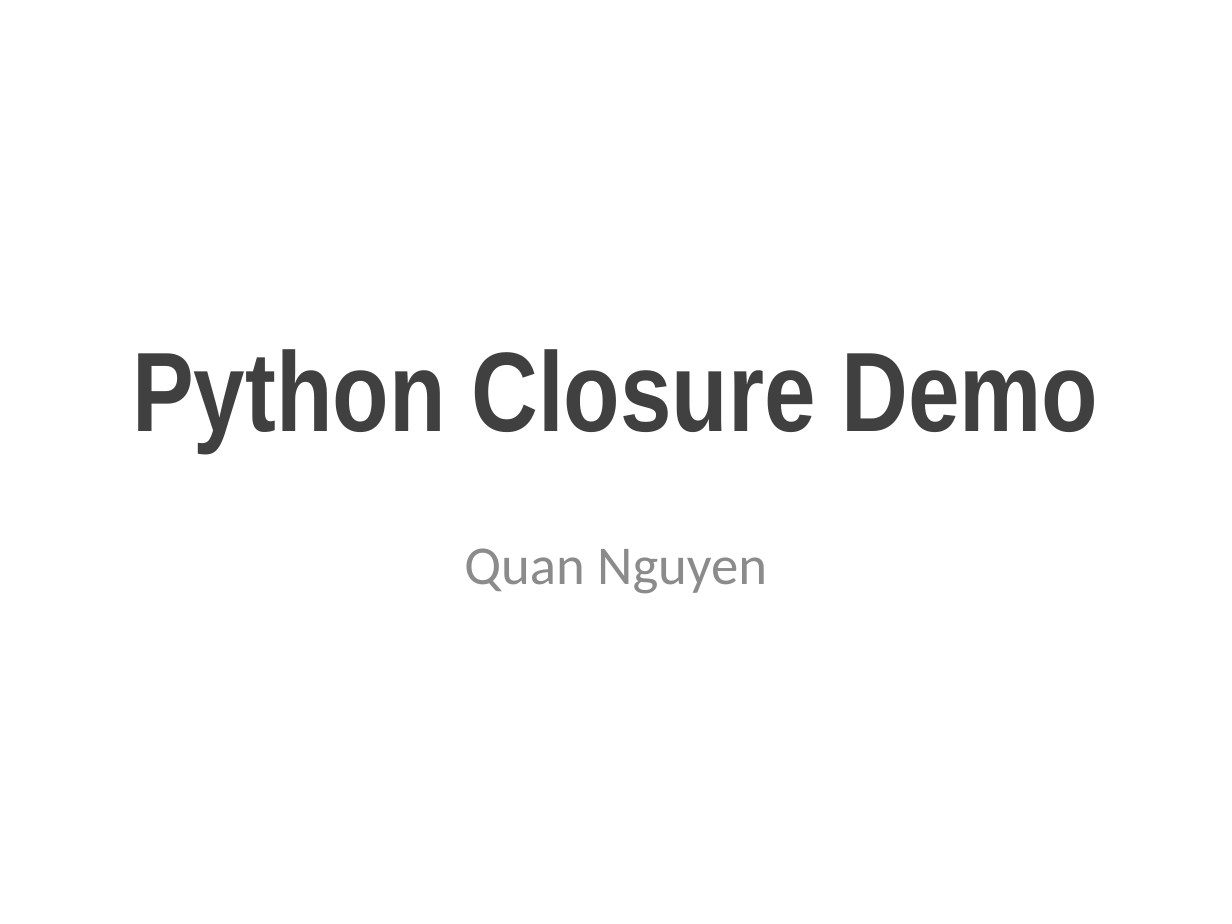
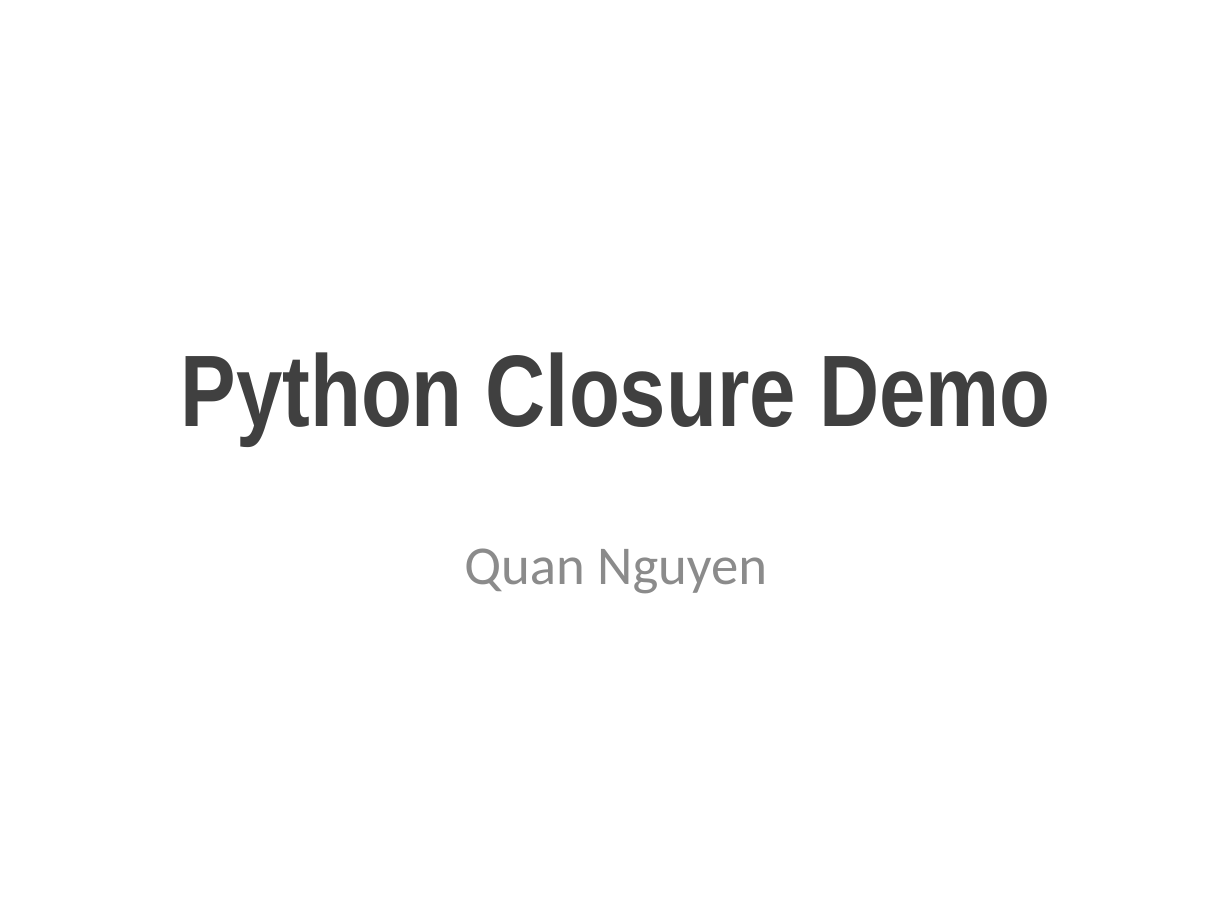
Before and after one commit to jht585/PLFinal, a slide deck: slide 1 of PLFinal.pptx. Drawn at 1232x924 pixels with LibreOffice and Linux fonts; fonts in the diff are those of the drawing; background and template pictures are left out. Boxes give left, top, right and bottom in pixels: in the first picture for what was removed or moved away, otherwise in the second. Text is boxed around its words. In the diff, an @@ line names an element or a change of style, - is before the commit and + after.

```diff
--- a/PLFinal.pptx
+++ b/PLFinal.pptx
@@ title "Python Closure Demo" at <box>181,352,1050,445</box>: size 66 to 59.4 pt @@
```
Also in this commit, not shown: 1 other slide changed, 5 slides added.
